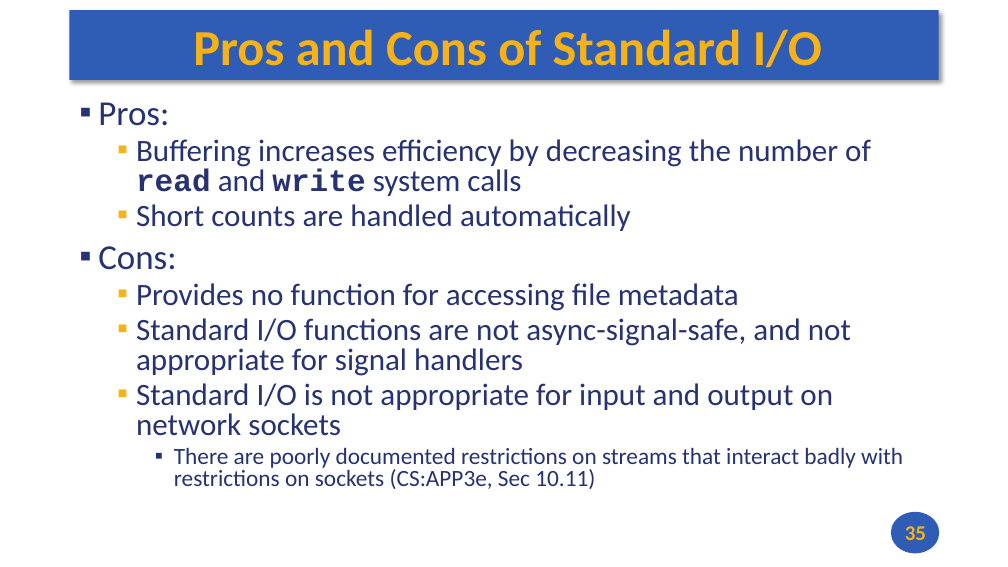
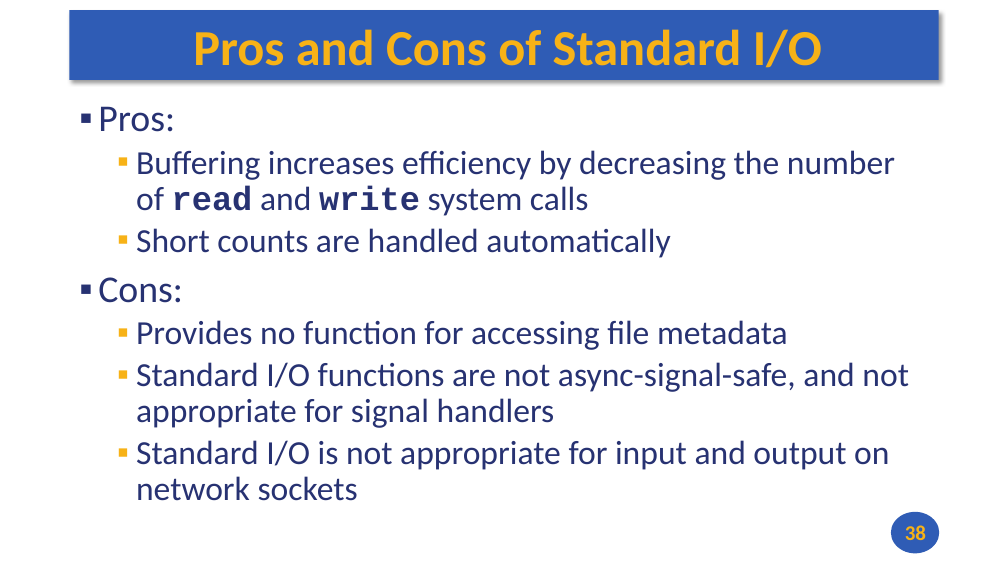
Before and after one commit to andrewt0301/hse-acos-course, a slide deck: slide 38 of docs/part2os/07_Synch/OS_Lecture_07.pptx (slide 35 before the commit). Drawn at 1008x567 pixels with LibreOffice and Linux fonts; fonts in the diff are those of the drawing. Boxes give left, top, right and bottom in pixels: in the first picture for what was removed or moved away, otherwise in the second. Text is boxed around its words. In the diff, an @@ line names an element or a change of style, - is before the commit and + after.

```diff
--- a/docs/part2os/07_Synch/OS_Lecture_07.pptx
+++ b/docs/part2os/07_Synch/OS_Lecture_07.pptx
@@ text "Pros:" at box(98, 106, 909, 501): size 33.3 to 36 pt in "Pros:", "Cons:"; size 29.6 to 32 pt; line spacing 0.8 to 0.9 @@
@@ text at box(174, 447, 903, 489): paragraph removed @@
-    ▪ There are poorly documented restrictions on streams that interact badly with restrictions on sockets (CS:APP3e, Sec 10.11)
@@ page number at box(905, 525, 926, 540): text changed @@
-35
+38
```
Also in this commit, not shown: 3 slides added, 2 other files.
